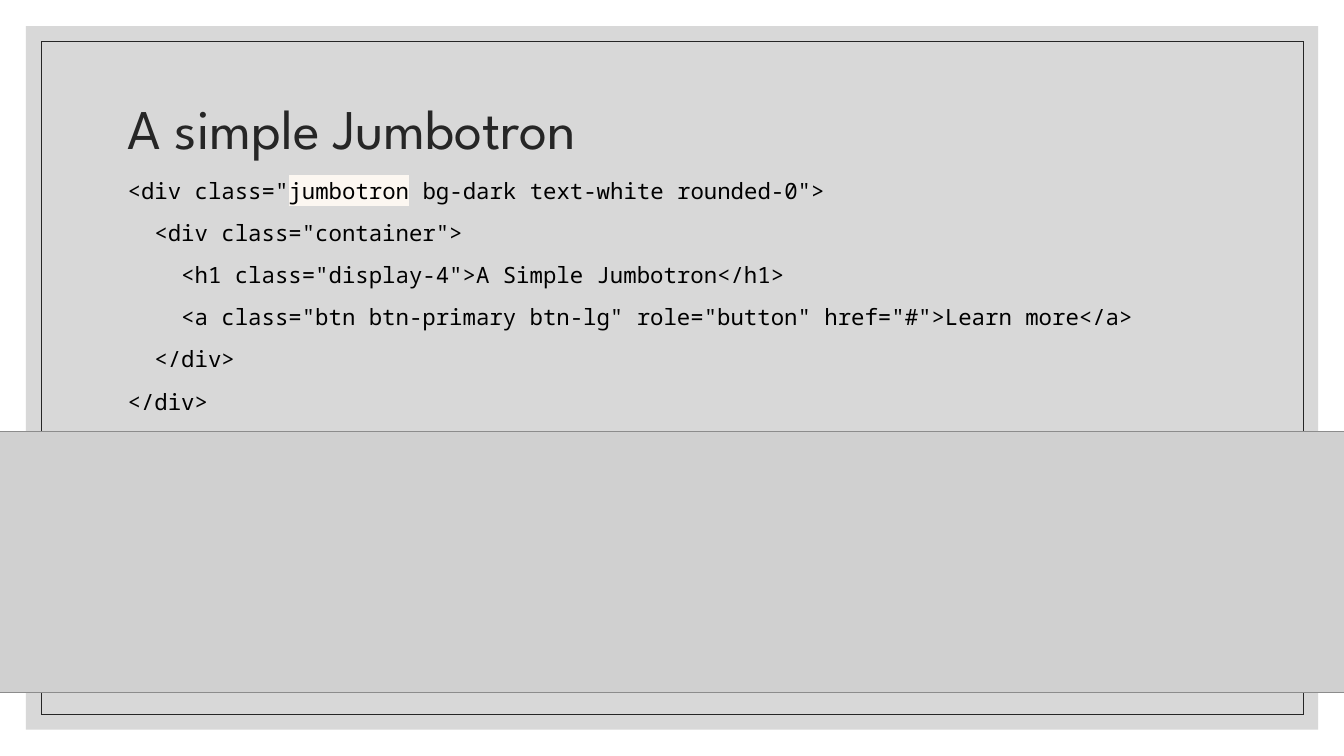
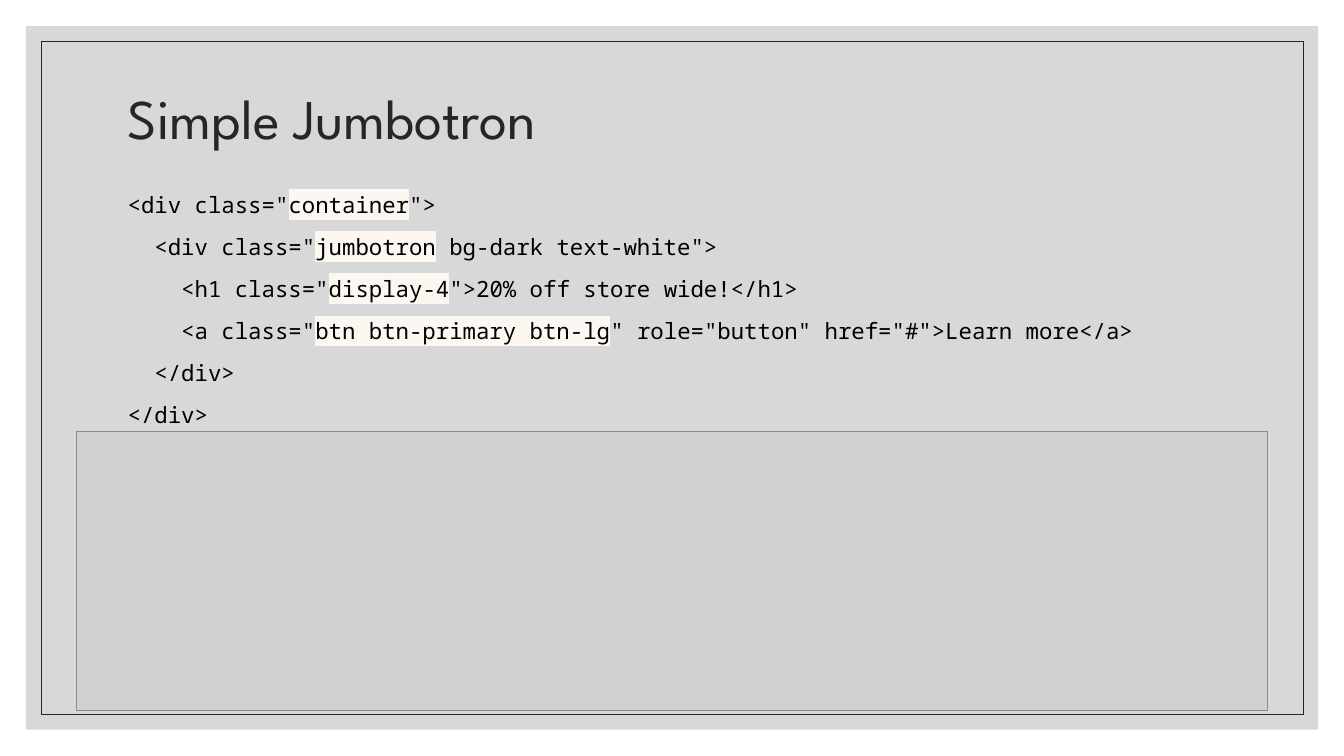
Before and after one commit to paulsmithkc/awd1000_base_lab_and_homework, a slide deck: slide 7 of bootstrap/slides/05 Bootstrap Jumbotron.pptx (slide 4 before the commit). Drawn at 1344x756 pixels with LibreOffice and Linux fonts; fonts in the diff are those of the drawing; grey boxes stand for pictures. Boxes give left, top, right and bottom in pixels: in the first picture for what was removed or moved away, otherwise in the second. Text is boxed around its words. In the diff, an @@ line names an element or a change of style, - is before the commit and + after.

Commit message:
jumbotrons

```diff
--- a/bootstrap/slides/05 Bootstrap Jumbotron.pptx
+++ b/bootstrap/slides/05 Bootstrap Jumbotron.pptx
@@ title at [128,100,536,151]: text changed @@
-A simple Jumbotron
+Simple Jumbotron
@@ text "<div class="container">": place and size @@
-text "<div class="container">" at [128,182,1132,411]
+text "<div class="container">" at [128,196,1133,424]
@@ text at [128,182,824,204]: paragraph removed @@
-<div class="jumbotron bg-dark text-white rounded-0">
@@ text at [128,196,1133,345]: highlight none to #FCF7F1 in "class="container">", "class="btn btn-primary btn-lg"" @@
@@ text at [154,238,798,302]: text changed @@
-<h1 class="display-4">A Simple Jumbotron</h1>
+<div class="jumbotron bg-dark text-white">
+<h1 class="display-4">20% off store wide!</h1>
@@ picture: place and size @@
-picture at [0,432,1344,694]
+picture at [77,432,1268,711]
```
Also in this commit, not shown: 2 other slides changed, 5 slides added, 1 other file.
